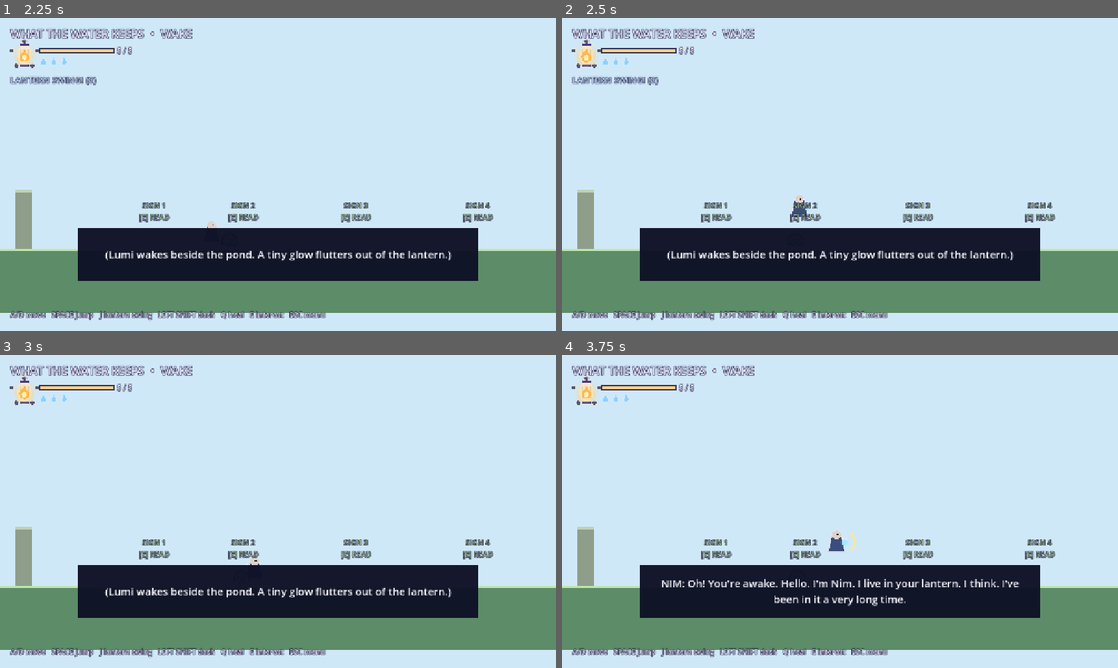
Above: before the commit, frames 1-4 (two rows, left to right).
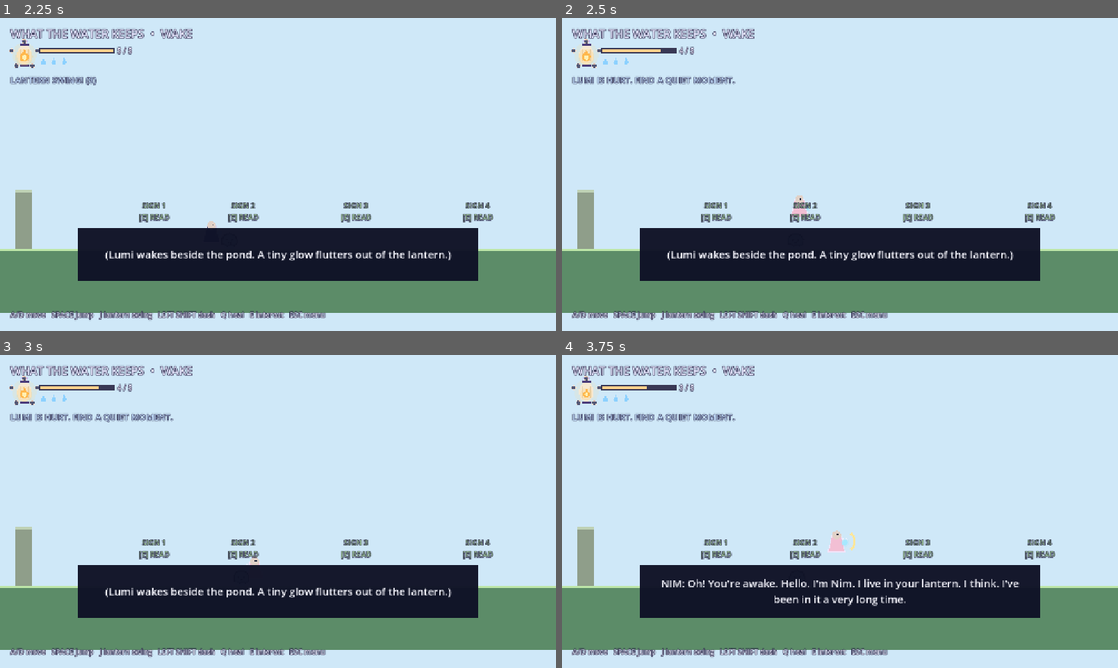
Above: after the commit, the same moments.

Repository: Lunatic5202/what-the-water-keeps
Game: Godot game, scene res://scenes/main.tscn
Two runs of this game, one before a commit and one after it. Both use one fixed random seed, a clock stepped at 60 frames per second and the inputs below.
Inputs:
- Up to frame 1 (2.25 s): click "Begin" at 0.5 s; tap Enter at 1.25 s; hold D (move_right) from 1.28 s (still down); tap J (attack) at 1.35 s; tap Space (jump) at 1.52 s; tap Shift (dash) at 2.1 s
- Up to frame 2 (2.5 s): keep holding D (move_right); tap Space (jump) at 2.27 s
- Up to frame 3 (3 s): release D (move_right) at 2.78 s; hold A (move_left) from 2.78 s (still down); tap T (enter_region) at 2.85 s
- Up to frame 4 (3.75 s): tap Space (jump) at 3.5 s; release A (move_left) at 3.53 s; hold D (move_right) from 3.53 s (still down); tap I (guard) at 3.6 s

Frame 1 is identical in both runs. In frame 2, 0.6% of the frame differs, in the area x 2-44%, y 9-64%; in frame 3, 0.6%; in frame 4, 0.7%, in the area x 1-51%, y 9-64%.
Error before the commit: Parse Error: Cannot infer the type of "offset" variable because the value doesn't have a set type. (res://scripts/open_hand.gd:318)

Commit message:
Fix scripts that failed to load: open_hand (made Lumi invincible), palm_shot, hammock_spider, hub empty function
Co-Authored-By: Claude Sonnet 5.5 <noreply@anthropic.com>
Claude-Session: https://claude.ai/code/session_015qnkkvPhoJdUFrjvPCg9tA

Diff:
--- a/scripts/hammock_spider.gd
+++ b/scripts/hammock_spider.gd
@@ -80,7 +80,7 @@
 	state_time = 0.0
 
 func _player_idle(player: Node, delta: float) -> bool:
-	var close := absf(player.global_position.x - global_position.x) < 170.0 \
+	var close: bool = absf(player.global_position.x - global_position.x) < 170.0 \
 		and player.global_position.y > global_position.y
 	if close and player.is_on_floor() and player.velocity.length() < 12.0:
 		idle_time += delta
--- a/scripts/hub.gd
+++ b/scripts/hub.gd
@@ -103,6 +103,7 @@
 
 func _create_background() -> void:
 	# Background is drawn in _draw()
+	pass
 
 func _draw() -> void:
 	# Hub palette per art doc: lavender, peach, mint, deep indigo
--- a/scripts/open_hand.gd
+++ b/scripts/open_hand.gd
@@ -253,7 +253,7 @@
 	shot.set("radius", radius)
 	shot.set("pierce", pierce)
 	shot.set("color", color)
-	shot.set("gravity", gravity)
+	shot.set("fall_gravity", gravity)
 	player.get_parent().add_child(shot)
 	shot.global_position = player.global_position + at
 
@@ -315,10 +315,10 @@
 	var f := _facing()
 	for node in get_tree().get_nodes_in_group("enemy_projectile"):
 		var spore: Node2D = node
-		var offset := spore.global_position - player.global_position
+		var offset: Vector2 = spore.global_position - player.global_position
 		if offset.length() > 48.0 or signf(offset.x) == -f:
 			continue
-		var at := spore.global_position - player.global_position
+		var at: Vector2 = spore.global_position - player.global_position
 		spore.queue_free()
 		_spawn_shot(at, Vector2(f * 360.0, 0.0), REFLECT_DAMAGE, 1.2, 10.0, false, PEACH, 0.0)
 		_perfect()
--- a/scripts/palm_shot.gd
+++ b/scripts/palm_shot.gd
@@ -7,7 +7,7 @@
 var life := 0.5
 var radius := 14.0
 var pierce := false
-var gravity := 0.0
+var fall_gravity := 0.0
 var color := Color(1.0, 0.85, 0.75)
 var hit_ids := {}
 var total_life := 0.5
@@ -24,7 +24,7 @@
 	add_child(shape)
 
 func _physics_process(delta: float) -> void:
-	velocity.y += gravity * delta
+	velocity.y += fall_gravity * delta
 	position += velocity * delta
 	life -= delta
 	queue_redraw()
Not shown, changed: README.md
